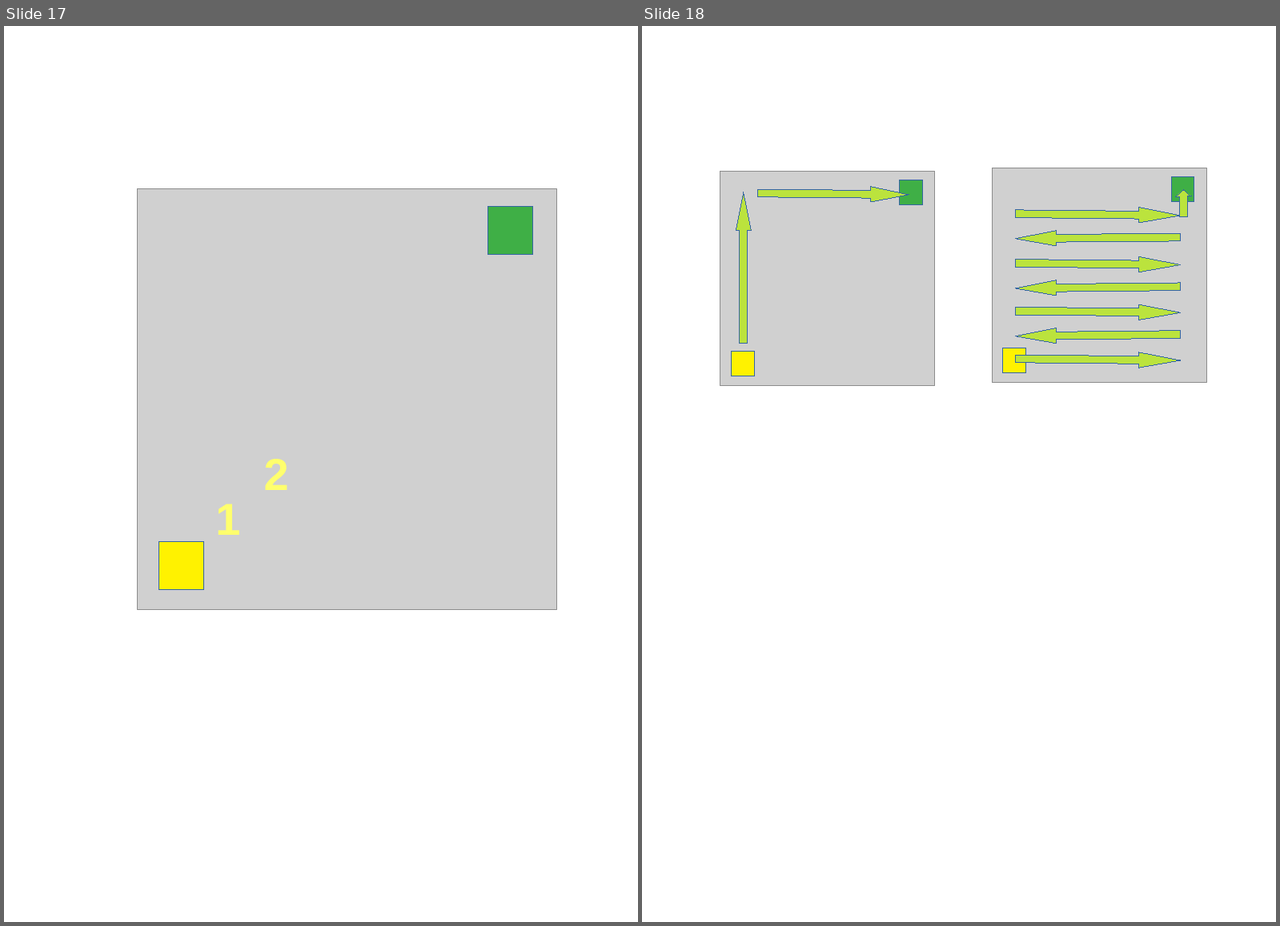
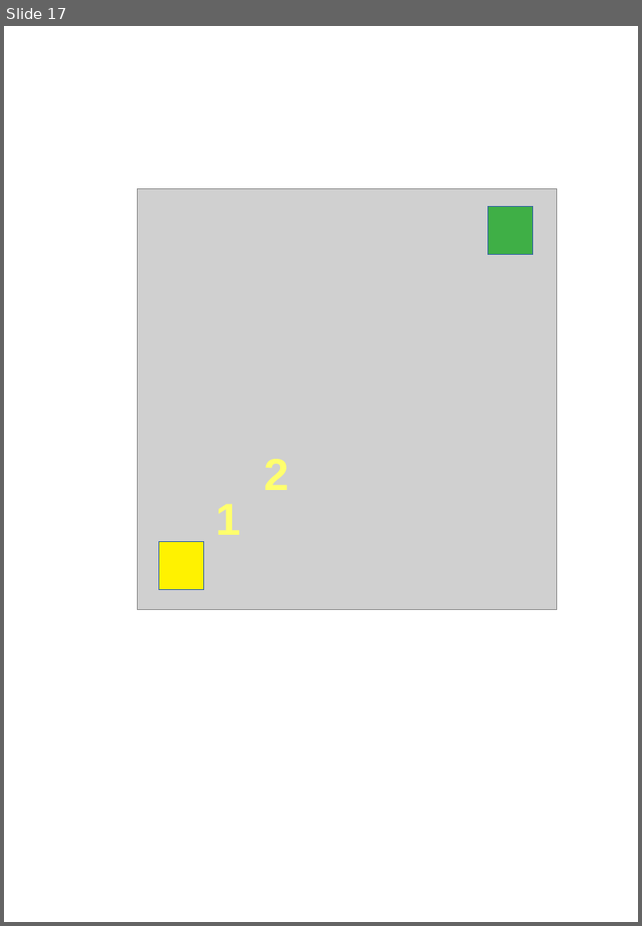
Before and after one commit to fabhrius/La-Cosa, a slide deck: capitulos/5 - Eficiencia y numero de calculos/Eficiencia y numero de calculos.odp. Shown side by side, each under a label of ours: slides 17 and 18 before the commit, slide 17 after it. The pictures are 1280x926 and 642x926 pixels, drawn with LibreOffice and Linux fonts; fonts in the diff are those of the drawing; grey boxes stand for pictures. Boxes give left, top, right and bottom in pixels: in the first picture for what was removed or moved away, otherwise in the second. Text is boxed around its words. In the diff, an @@ line names an element or a change of style, - is before the commit and + after.

```diff
--- a/capitulos/5 - Eficiencia y numero de calculos/Eficiencia y numero de calculos.odp
+++ b/capitulos/5 - Eficiencia y numero de calculos/Eficiencia y numero de calculos.odp
@@ slide 18 removed at (x1=642, y1=26, x2=1276, y2=922), background #FFFFFF @@
@@ picture removed at (x1=992, y1=168, x2=1206, y2=383) @@
@@ picture removed at (x1=720, y1=171, x2=935, y2=386) @@
@@ up arrow removed at (x1=736, y1=192, x2=751, y2=343) @@
@@ up arrow removed at (x1=757, y1=185, x2=908, y2=202) @@
@@ rectangle removed at (x1=900, y1=180, x2=923, y2=204) @@
@@ rectangle removed at (x1=1171, y1=177, x2=1194, y2=201) @@
@@ up arrow removed at (x1=1175, y1=189, x2=1191, y2=217) @@
@@ up arrow removed at (x1=1015, y1=205, x2=1180, y2=223) @@
@@ up arrow removed at (x1=1015, y1=230, x2=1180, y2=246) @@
@@ up arrow removed at (x1=1015, y1=256, x2=1180, y2=272) @@
@@ up arrow removed at (x1=1015, y1=279, x2=1180, y2=296) @@
@@ up arrow removed at (x1=1015, y1=303, x2=1180, y2=320) @@
@@ up arrow removed at (x1=1015, y1=327, x2=1180, y2=344) @@
@@ rectangle removed at (x1=731, y1=351, x2=754, y2=376) @@
@@ rectangle removed at (x1=1003, y1=348, x2=1026, y2=372) @@
@@ up arrow removed at (x1=1015, y1=351, x2=1180, y2=368) @@
```
Also in this commit, not shown: 2 slides changed, 1 slide added, 20 other files.
